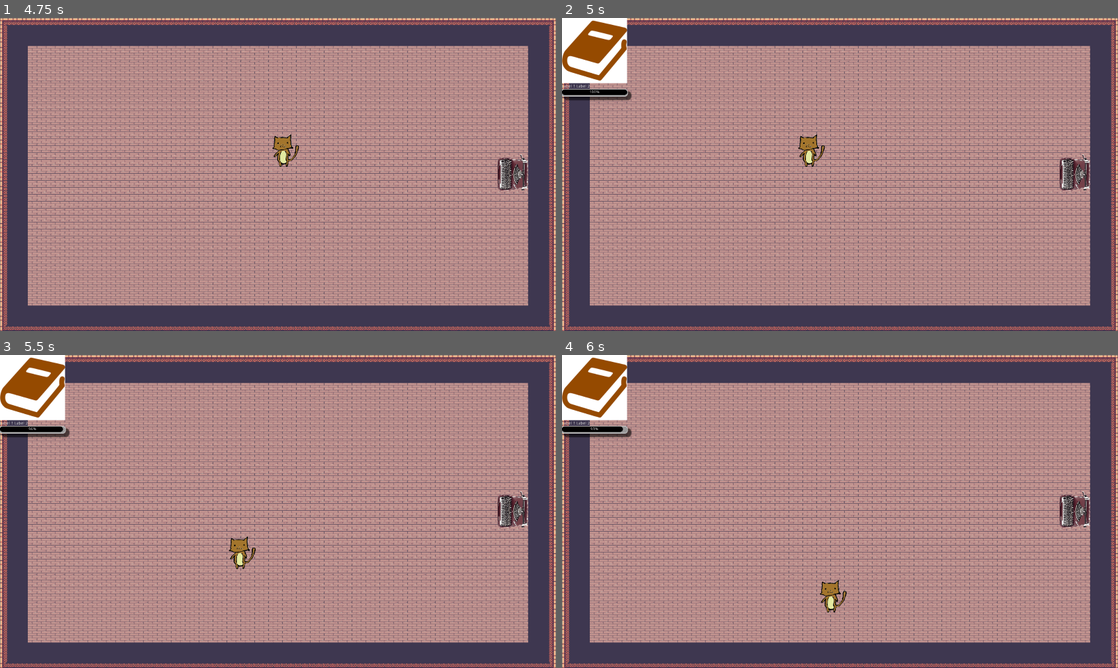
Above: before the commit, frames 1-4 (two rows, left to right).
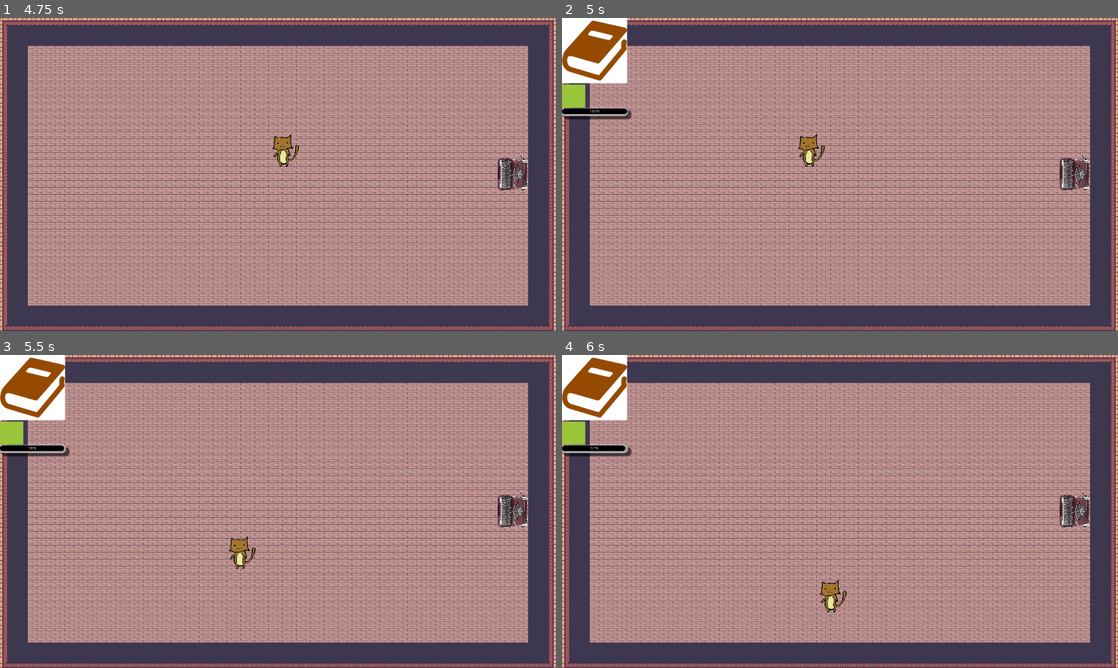
Above: after the commit, the same moments.

Repository: algch/NekoHon
Game: Godot game, scene res://World.tscn
The game is run twice, just before and just after one commit, with the same random seed, the same clock (stepped at 60 frames per second) and the same inputs.
Inputs:
- Up to frame 1 (4.75 s): tap Enter at 0.5 s; hold Right (ui_right) 0.53-1.28 s; tap Space (ui_select) at 0.77, 1.52, 3.02, 3.77, 4.52 s; hold Down (ui_down) 1.28-2.03 s; hold Right (ui_right) 2.03-2.78 s; hold Up (ui_up) 2.78-3.53 s; hold Left (ui_left) from 3.53 s (still down)
- Up to frame 2 (5 s): keep holding Left (ui_left)
- Up to frame 3 (5.5 s): release Left (ui_left) at 5.03 s; hold Down (ui_down) from 5.03 s (still down)
- Up to frame 4 (6 s): release Down (ui_down) at 5.78 s; hold Right (ui_right) from 5.78 s (still down)

Frame 1 is identical in both runs. In frame 2, 1.1% of the frame differs, in the area x 0-13%, y 21-33%; in frame 3, 1.1%; in frame 4, 1.1%.

Commit message:
Generate order with components

Diff:
--- a/Environment/Order.gd
+++ b/Environment/Order.gd
@@ -4,24 +4,25 @@
 
 signal order_created
 
-# Path of stations to become fulfilled
-var station_path = []
+var components = []
 
-var min_time = 10
-var max_time = 20
+var min_time = 30
+var max_time = 60
 
 var wait_time = 0.0
 
-var timer = Timer.new()
+class Component:
+	var id = ""
+	var image_path = ""
+
+	func _init(_id, _image_path):
+		self.id = _id
+		self.image_path = "res://Interface/Sprites/Components/" + _image_path
+
+func init(_components):
+	self.components = _components
 
 func _ready():
 	self.wait_time = randi() % (max_time - min_time + 1) + min_time
-	self.timer.set_wait_time(self.wait_time)
-	self.timer.set_autostart(true)
-	self.timer.connect("timeout", self, "_on_timer_timeout")
-	self.add_child(timer)
 
 	emit_signal("order_created", self)
-
-func _on_timer_timeout():
-	self.queue_free()
--- a/Interface/BookRequest.gd
+++ b/Interface/BookRequest.gd
@@ -1,20 +1,26 @@
 extends Control
 
-
+var order
 var wait_time := 0.0
 var timer = Timer.new()
 
-func init(order):
-	self.wait_time = order.wait_time
+func init(_order):
+	self.order = _order
+	self.wait_time = _order.wait_time
 
 func _ready():
 	self.timer.set_wait_time(self.wait_time)
 	self.timer.set_autostart(true)
 	self.timer.connect("timeout", self, "_on_timer_timeout")
 	self.add_child(timer)
+	for component in self.order.components:
+		var image = TextureRect.new()
+		image.texture = load(component.image_path)
+		$VBoxContainer/HBoxContainer.add_child(image)
 
 	$Tween.interpolate_property($VBoxContainer/ProgressBar, "value", 100, 0, self.wait_time)
 	$Tween.start()
 
 func _on_timer_timeout():
 	self.queue_free()
+	self.order.queue_free()
--- a/Interface/BookRequest.tscn
+++ b/Interface/BookRequest.tscn
@@ -58,23 +58,12 @@
 [node name="HBoxContainer" type="HBoxContainer" parent="VBoxContainer"]
 margin_top = 229.0
 margin_right = 225.0
-margin_bottom = 243.0
-
-[node name="Label" type="Label" parent="VBoxContainer/HBoxContainer"]
-margin_right = 46.0
-margin_bottom = 14.0
-text = "Label 1"
-
-[node name="Label2" type="Label" parent="VBoxContainer/HBoxContainer"]
-margin_left = 50.0
-margin_right = 96.0
-margin_bottom = 14.0
-text = "Label 2"
+margin_bottom = 229.0
 
 [node name="ProgressBar" type="ProgressBar" parent="VBoxContainer"]
-margin_top = 247.0
+margin_top = 233.0
 margin_right = 225.0
-margin_bottom = 265.0
+margin_bottom = 251.0
 rect_min_size = Vector2( 2, 0 )
 value = 100.0
 
--- a/Tilesets/WallsAndFloor.tres
+++ b/Tilesets/WallsAndFloor.tres
@@ -14,19 +14,19 @@
 [sub_resource type="ConvexPolygonShape2D" id=4]
 points = PoolVector2Array( 0, 0, 32, 0, 32, 32, 0, 32 )
 
+[sub_resource type="ConvexPolygonShape2D" id=5]
+points = PoolVector2Array( 0, 0, 32, 0, 32, 32, 0, 32 )
+
+[sub_resource type="ConvexPolygonShape2D" id=6]
+points = PoolVector2Array( 0, 0, 32, 0, 32, 32, 0, 32 )
+
+[sub_resource type="ConvexPolygonShape2D" id=7]
+points = PoolVector2Array( 0, 0, 32, 0, 32, 32, 0, 32 )
+
+[sub_resource type="ConvexPolygonShape2D" id=8]
+points = PoolVector2Array( 0, 0, 32, 0, 32, 32, 0, 32 )
+
 [sub_resource type="ConvexPolygonShape2D" id=9]
-points = PoolVector2Array( 0, 0, 32, 0, 32, 32, 0, 32 )
-
-[sub_resource type="ConvexPolygonShape2D" id=5]
-points = PoolVector2Array( 0, 0, 32, 0, 32, 32, 0, 32 )
-
-[sub_resource type="ConvexPolygonShape2D" id=6]
-points = PoolVector2Array( 0, 0, 32, 0, 32, 32, 0, 32 )
-
-[sub_resource type="ConvexPolygonShape2D" id=7]
-points = PoolVector2Array( 0, 0, 32, 0, 32, 32, 0, 32 )
-
-[sub_resource type="ConvexPolygonShape2D" id=8]
 points = PoolVector2Array( 0, 0, 32, 0, 32, 32, 0, 32 )
 
 [resource]
--- a/World.gd
+++ b/World.gd
@@ -1,9 +1,20 @@
 extends Node2D
 
 var book_request_class = preload("res://Interface/BookRequest.tscn")
+var available_books = [
+	{
+		"components": [Order.Component.new("A", "a.png"), Order.Component.new("B", "b.png")],
+	},
+	{
+		"components": [Order.Component.new("C", "c.png")],
+	},
+]
+
 
 func _on_OrderTimer_timeout():
 	var order = Order.new()
+	var components = available_books[randi() % len(available_books)]["components"]
+	order.init(components)
 	$Orders.add_child(order)
 	$HUD.add_book(order)
 
Binary file added: Interface/Sprites/Components/a.png
Binary file added: Interface/Sprites/Components/b.png
Binary file added: Interface/Sprites/Components/c.png
Not shown: 5 places in Tilesets/WallsAndFloor.tres that only renumber resources
